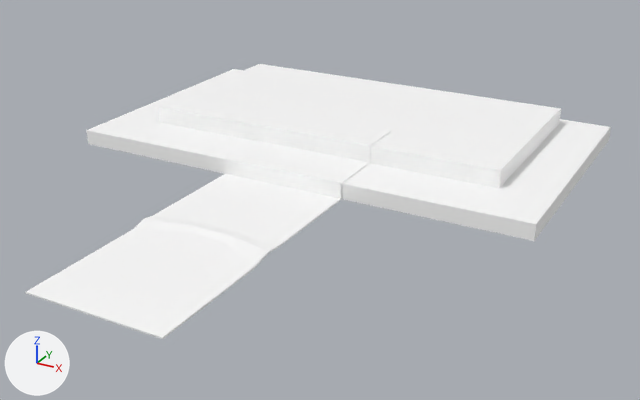
The glTF model assets/synty/simple_fantasy_interiors/models/SM_Env_ThronePlatform_02.glb as it was, and as the next commit left it.
Camera for both pictures: a 50 mm lens placed at (0.1335, -0.1943, 0.0672), pointed at (0.0571, -0.0553, -0.0023). The lights are fixed; the arrows at lower left show +X, +Y and +Z.

The scene before the commit, as lines of its bpy script (objects in view):
```python
mat_lambert1 = principled_material('lambert1')
mat_lambert1.base_color = (1.0, 1.0, 1.0)  # white #ffffff
mat_lambert1.roughness = 0.553
me_mesh = bpy.data.meshes.new('Mesh')
me_mesh.from_pydata(...)  # 106 vertices, 188 faces; spans x 0.0..0.1, y -0.1126..0.0, z 0.0..0.007
me_mesh.materials.append(mat_lambert1)  # white #ffffff
ob_sm_env_throneplatform_02 = bpy.data.objects.new('SM_Env_ThronePlatform_02', me_mesh)
ob_sm_env_throneplatform_02.location = (0.0, 0.0, 0.0)
```
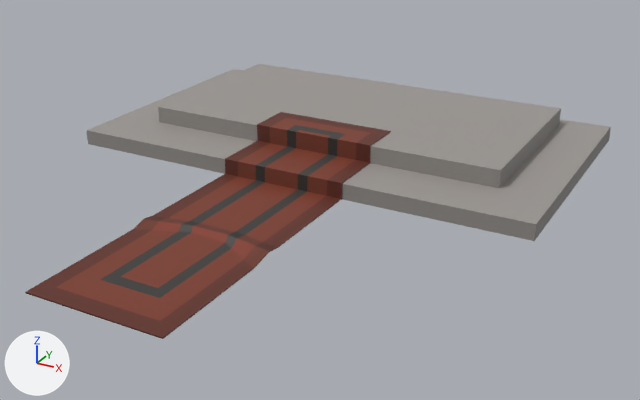
The edits, one by one:
Picture 'SimpleFantasyInteriorsTexture' (img_simplefantasyinteriorstexture) is new.
In material 'lambert1' (mat_lambert1), base_color is no longer (1.0, 1.0, 1.0), white #ffffff.
In material 'lambert1' (mat_lambert1), texture is now set to img_simplefantasyinteriorstexture.

Pixel boxes [x1, y1, x2, y2] of what changed, in the pictures (640 x 400 px):
'SM_Env_ThronePlatform_02', surface changed: [25, 64, 611, 339] in both
